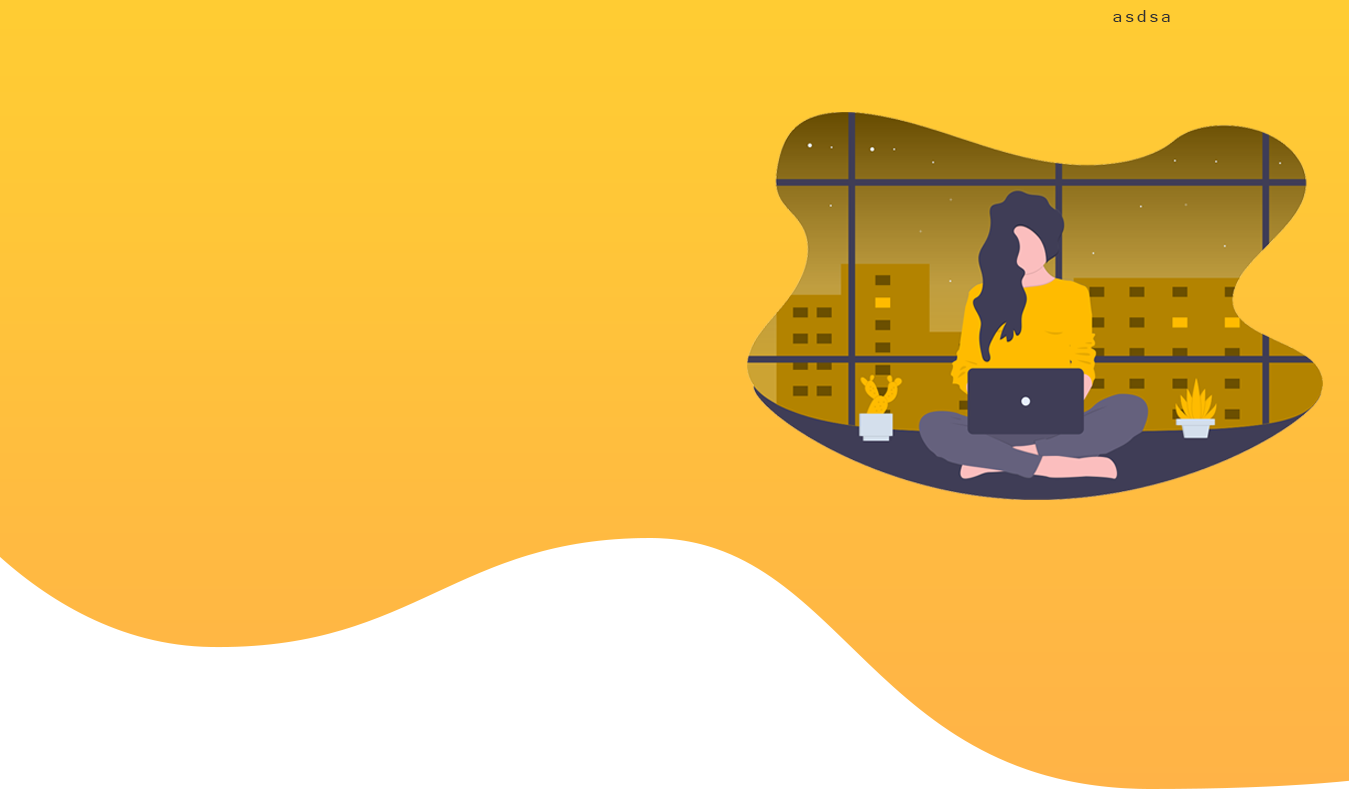
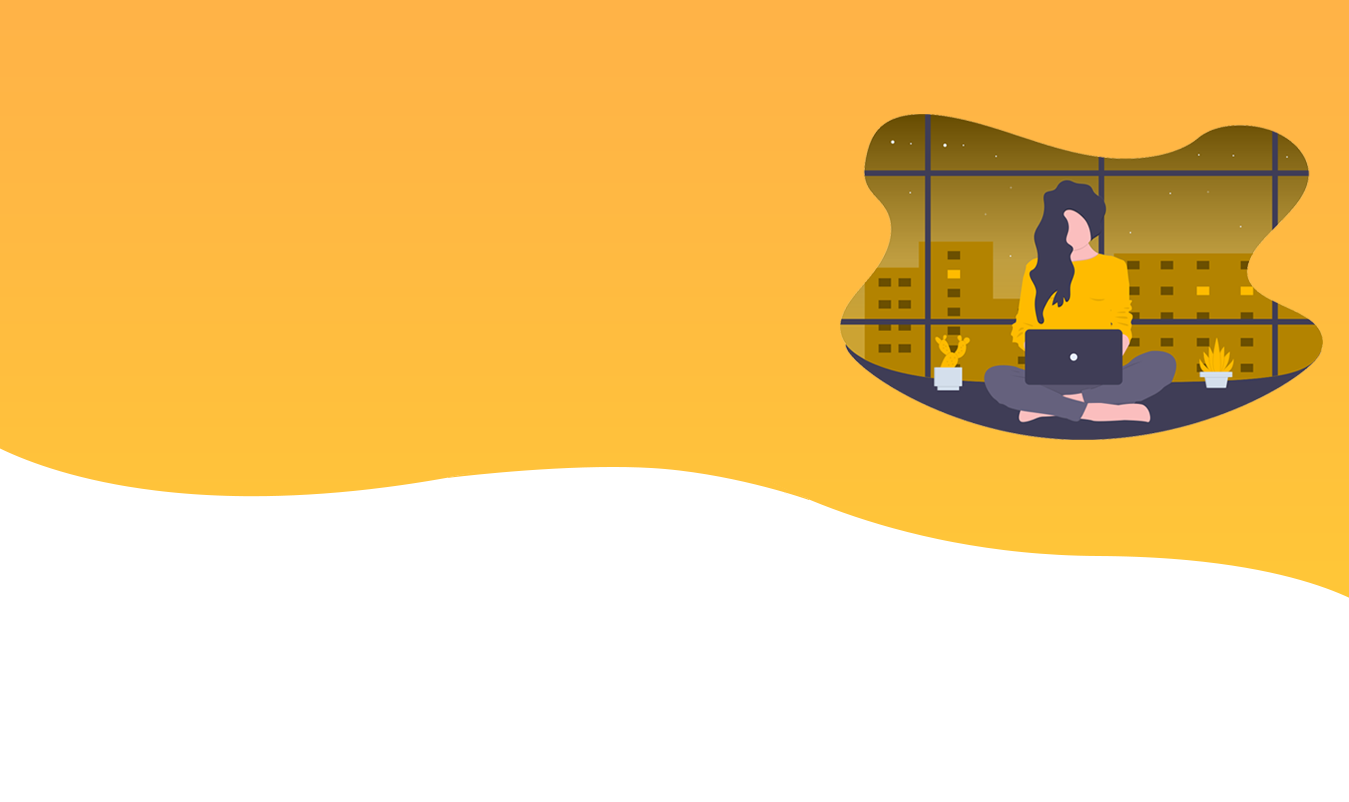
Revision of a layered (1349, 802) image; what changed, layer by layer:
painted on "Layer 4" over [747, 112, 1323, 500]
hid "asdsa" over [1113, 10, 1170, 22]
painted on "Gradient Fill 5" over [0, 0, 1349, 789]
hid "Layer 3" over [263, 0, 1349, 577]
